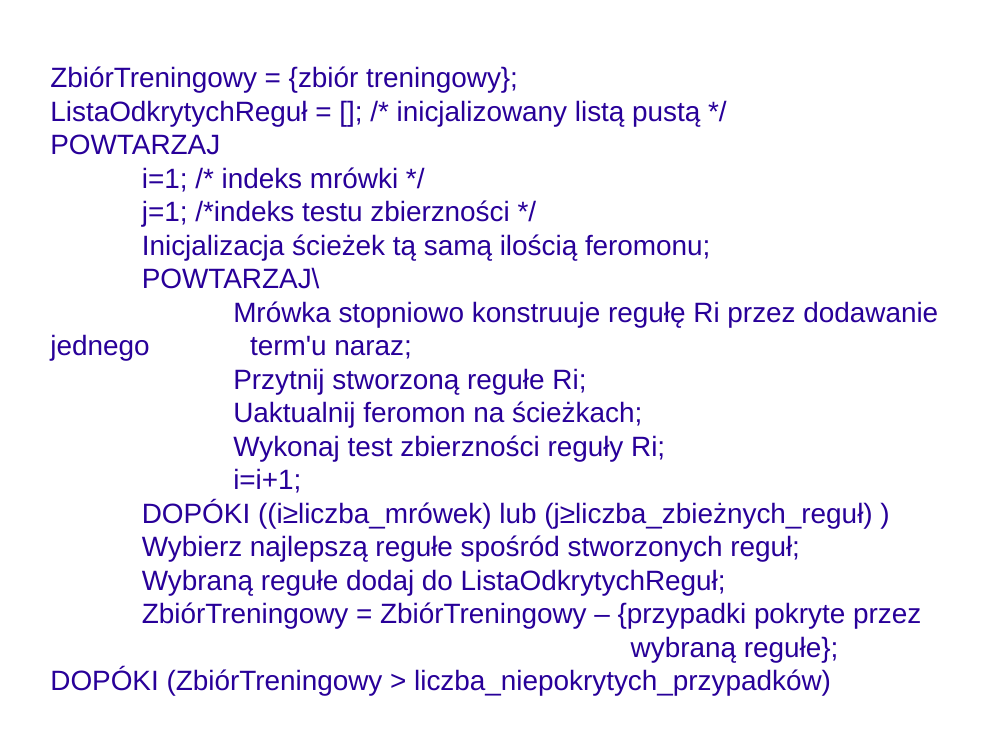
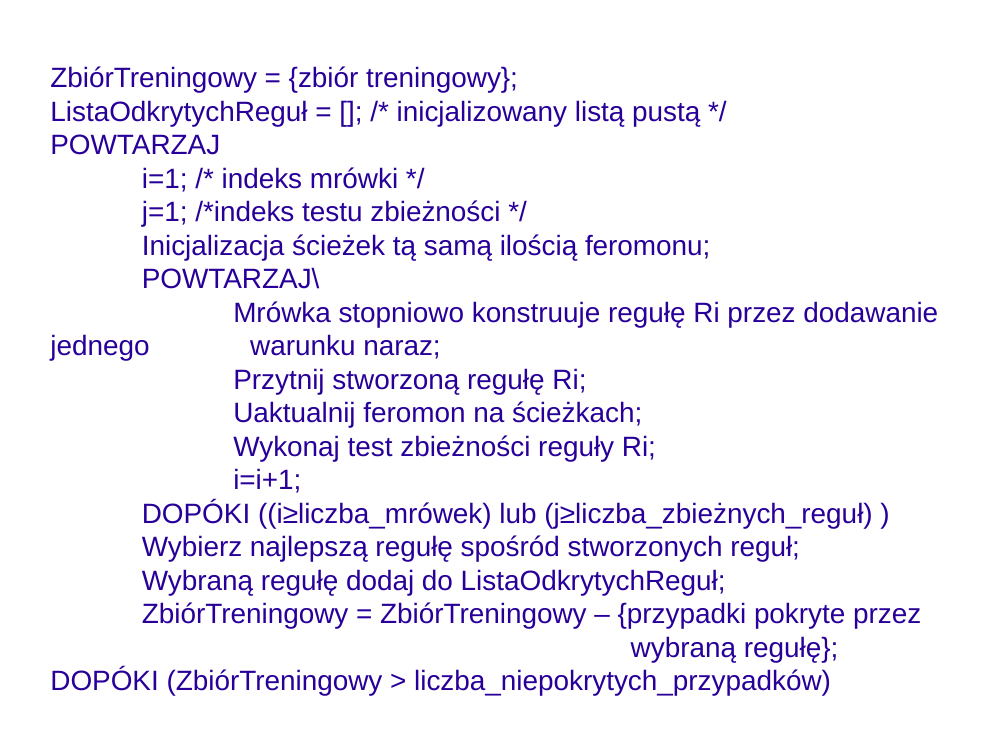
Before and after one commit to adriansidor/antminer, a slide deck: slide 7 of prezentacja_pracy_magisterskiej.odp (slide 18 before the commit). Drawn at 1008x756 pixels with LibreOffice and Linux fonts; fonts in the diff are those of the drawing; background and template pictures are left out. Boxes give left, top, right and bottom in pixels: in the first picture for what was removed or moved away, otherwise in the second. Text is boxed around its words. In the diff, an @@ line names an element or a change of style, - is before the commit and + after.

```diff
--- a/prezentacja_pracy_magisterskiej.odp
+++ b/prezentacja_pracy_magisterskiej.odp
@@ subtitle at (x1=142, y1=200, x2=500, y2=226): text changed @@
-j=1; /*indeks testu zbierzności */
+j=1; /*indeks testu zbieżności */
@@ subtitle at (x1=50, y1=301, x2=938, y2=394): text changed @@
-Mrówka stopniowo konstruuje regułę Ri przez dodawanie jednego term'u naraz;
-Przytnij stworzoną regułe Ri;
+Mrówka stopniowo konstruuje regułę Ri przez dodawanie jednego warunku naraz;
+Przytnij stworzoną regułę Ri;
@@ subtitle at (x1=233, y1=435, x2=656, y2=461): text changed @@
-Wykonaj test zbierzności reguły Ri;
+Wykonaj test zbieżności reguły Ri;
@@ subtitle at (x1=142, y1=535, x2=921, y2=662): text changed @@
-Wybierz najlepszą regułe spośród stworzonych reguł;
-Wybraną regułe dodaj do ListaOdkrytychReguł;
-ZbiórTreningowy = ZbiórTreningowy – {przypadki pokryte przez wybraną regułe};
+Wybierz najlepszą regułę spośród stworzonych reguł;
+Wybraną regułę dodaj do ListaOdkrytychReguł;
+ZbiórTreningowy = ZbiórTreningowy – {przypadki pokryte przez wybraną regułę};
```
Also in this commit, not shown: 16 other slides changed, 5 slides added, 7 slides removed, 1 other file.
